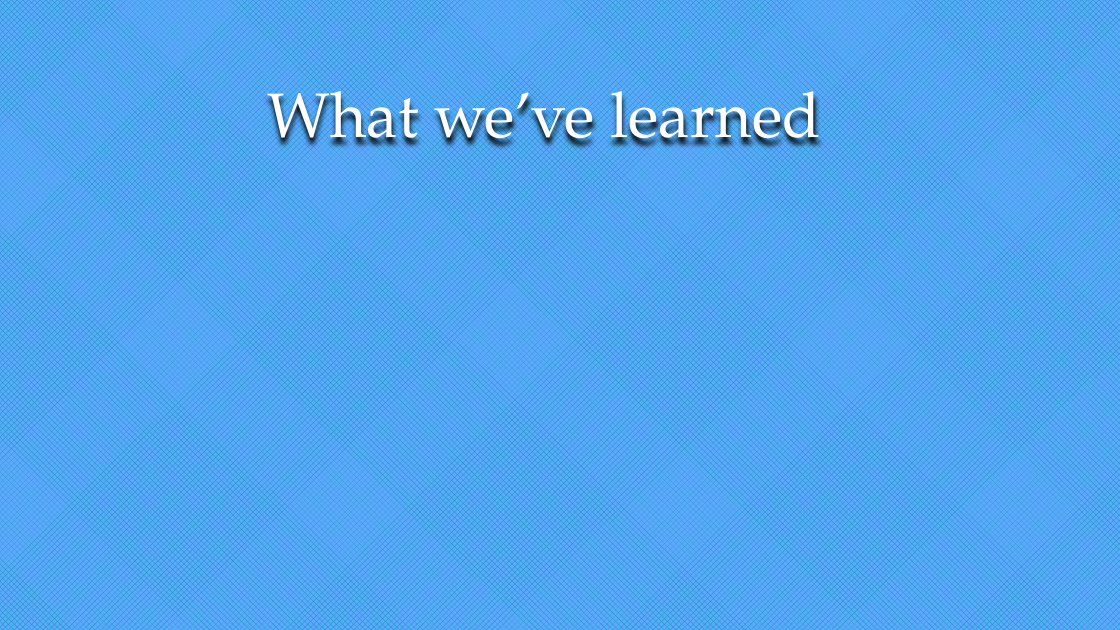
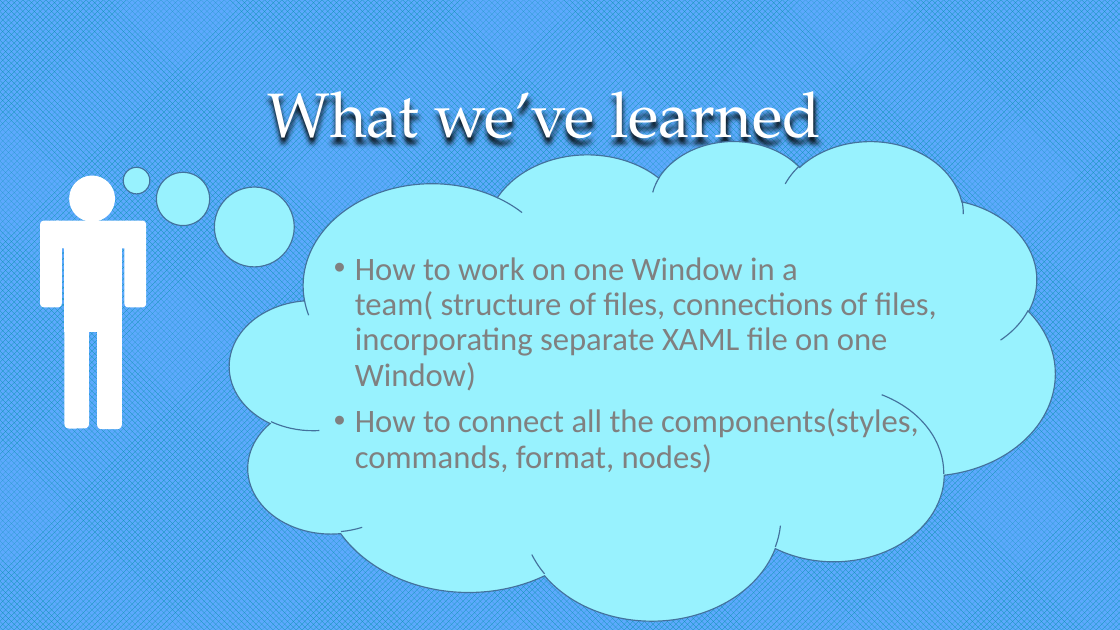
Before and after one commit to loritta/dotnetProject2018, a slide deck: slide 12 of Presentation.pptx (slide 13 before the commit). Drawn at 1120x630 pixels with LibreOffice and Linux fonts; fonts in the diff are those of the drawing. Boxes give left, top, right and bottom in pixels: in the first picture for what was removed or moved away, otherwise in the second. Text is boxed around its words. In the diff, an @@ line names an element or a change of style, - is before the commit and + after.

```diff
--- a/Presentation.pptx
+++ b/Presentation.pptx
@@ thought cloud added at [230,140,1055,620], fill #98F2FE, outline #43739E 1 pt @@
@@ ellipse added at [70,176,114,222], fill #FFFFFF, outline #FFFFFF 1 pt @@
@@ rounded rectangle added at [40,221,60,307], fill #FFFFFF, outline #FFFFFF 1 pt @@
@@ round same rect added at [53,221,132,248], fill #FFFFFF, outline #FFFFFF 1 pt @@
@@ rounded rectangle added at [125,221,145,307], fill #FFFFFF, outline #FFFFFF 1 pt @@
@@ rectangle added at [65,248,121,332], fill #FFFFFF, outline #FFFFFF 1 pt @@
@@ text added at [355,257,937,472], 28 pt, text #808080 @@
+• How to work on one Window in a team( structure of files, connections of files, incorporating separate XAML file on one Window)
+• How to connect all the components(styles, commands, format, nodes)
@@ rounded rectangle added at [65,327,88,428], fill #FFFFFF, outline #FFFFFF 1 pt @@
@@ rounded rectangle added at [97,327,121,429], fill #FFFFFF, outline #FFFFFF 1 pt @@
```
Also in this commit, not shown: 5 other slides changed, 1 slide added, 2 slides removed, 2 other files.
